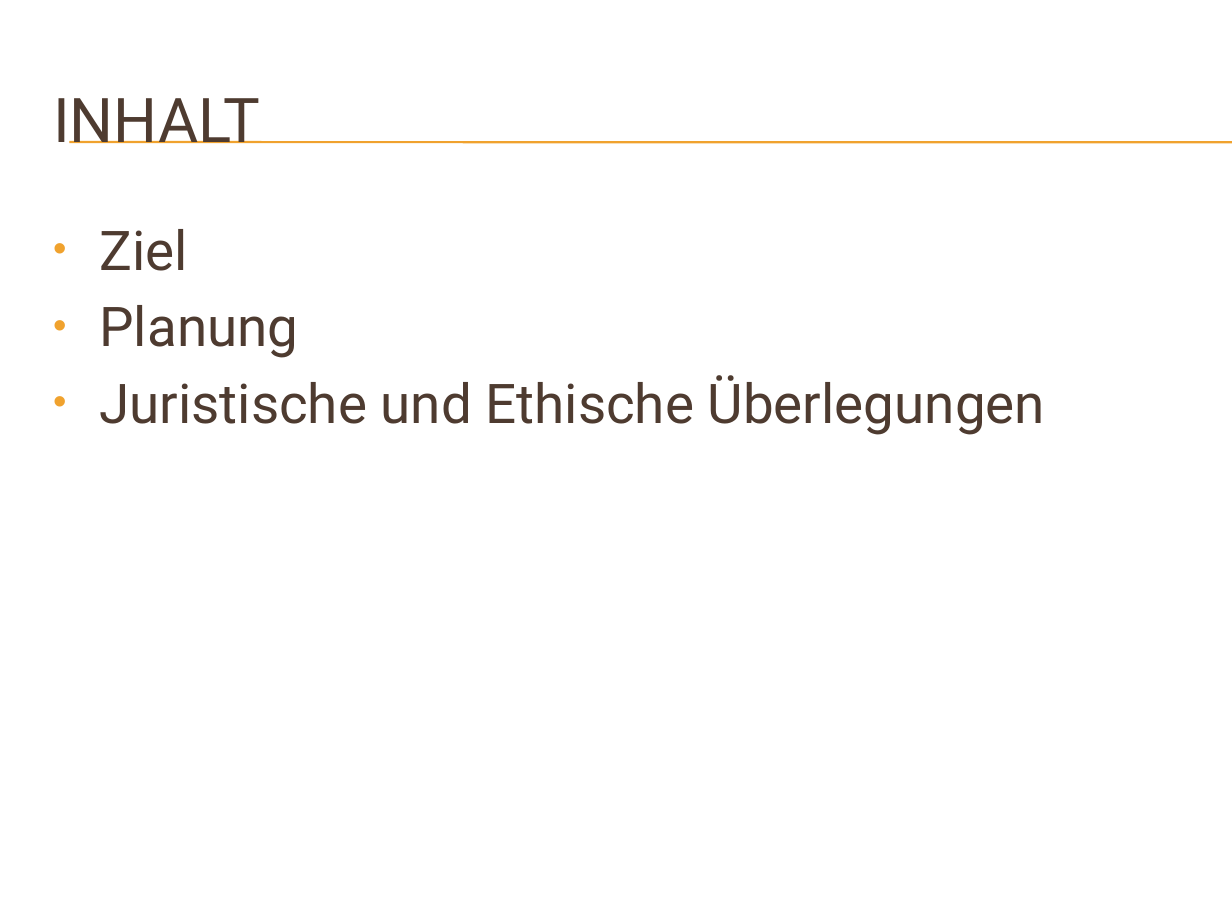
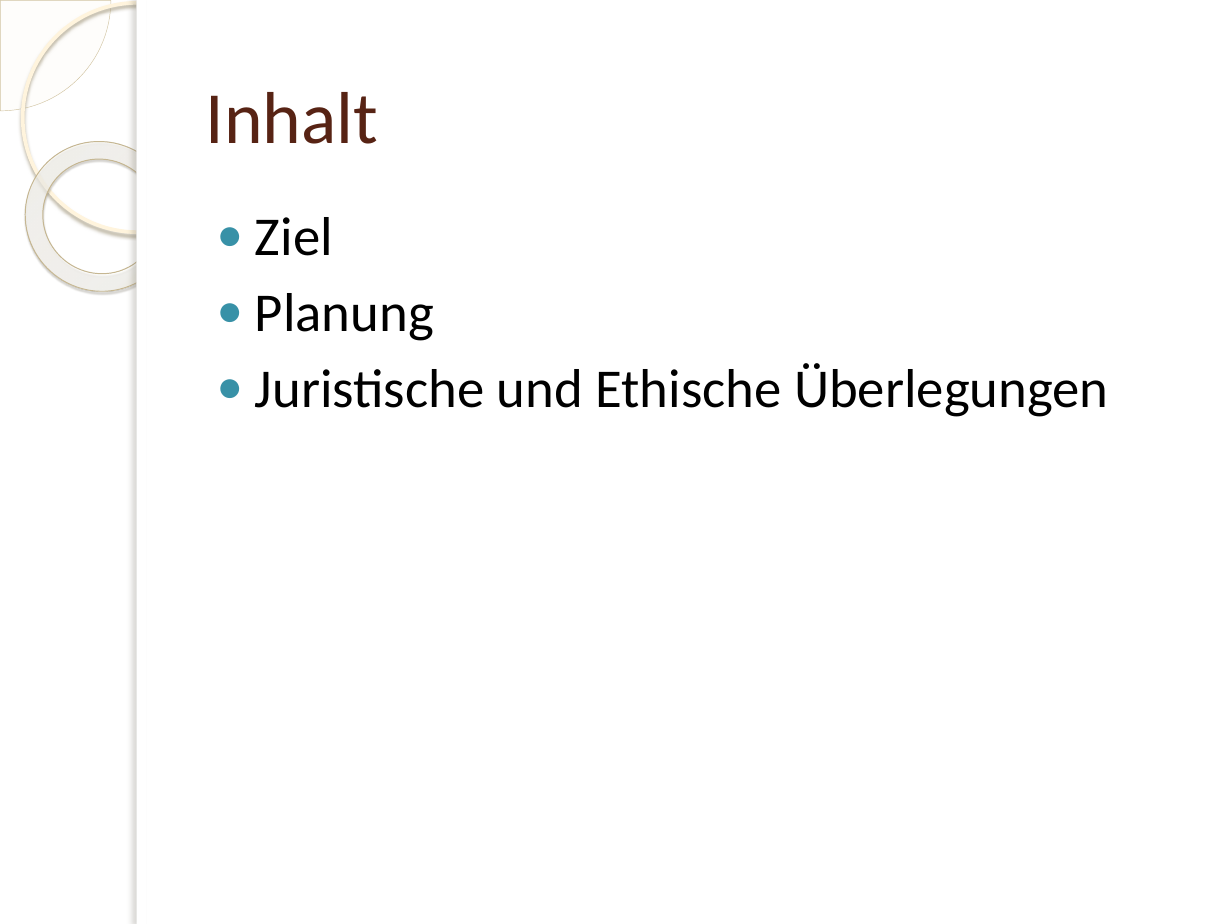
Before and after one commit to rinkdotrink/DB-olap-master-IIm11, a slide deck: slide 3 of Beleg/Praese.pptx. Drawn at 1232x924 pixels with LibreOffice and Linux fonts; fonts in the diff are those of the drawing; background and template pictures are left out. Boxes give left, top, right and bottom in pixels: in the first picture for what was removed or moved away, otherwise in the second. Text is boxed around its words. In the diff, an @@ line names an element or a change of style, - is before the commit and + after.

```diff
--- a/Beleg/Praese.pptx
+++ b/Beleg/Praese.pptx
@@ pie slice (boxed as its full ellipse) added at [0, 0, 111, 111], fill #FEFAF4 at 33% opacity, outline #D3C39F 0.25 pt @@
@@ ellipse added at [22, 2, 251, 232], outline #FFF5DE 2.15 pt @@
@@ rectangle added at [137, 0, 1232, 924], fill #FFFFFF @@
@@ rectangle added at [137, 0, 147, 924], fill #FFFFFF @@
@@ donut added at [0, 111, 206, 322], fill gradient #FFFCF6 to #FFFEFB to #F0D28E, outline #C7B893 0.58 pt @@
@@ title at [206, 92, 378, 144]: text changed; size 36 to 43 pt; font Roboto to Calibri; text colour #4E3B30 to #572314 @@
-INHALT
+Inhalt
@@ line removed from (69, 142) to (1232, 142) @@
@@ line removed from (69, 143) to (1232, 143) @@
@@ text "Ziel": place and size @@
-text "Ziel" at [99, 229, 1045, 435]
+text "Ziel" at [255, 217, 1109, 417]
@@ text "Ziel" at [255, 217, 1109, 417]: font Roboto to Calibri, text colour #4E3B30 to #000000; bullet • to ●; bullet colour #F0A22E to #3891A7 @@
```
Also in this commit, not shown: 13 other slides changed, 2 slides added, 2 slides removed.
